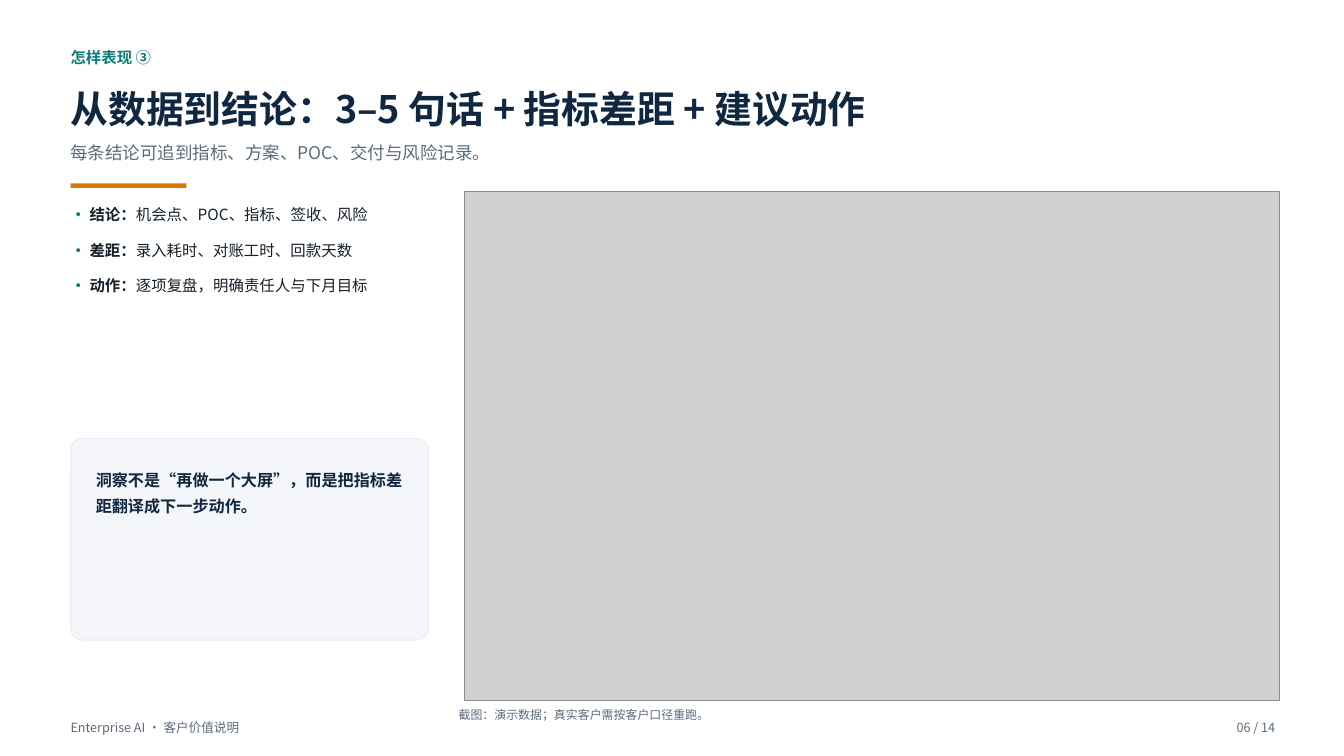
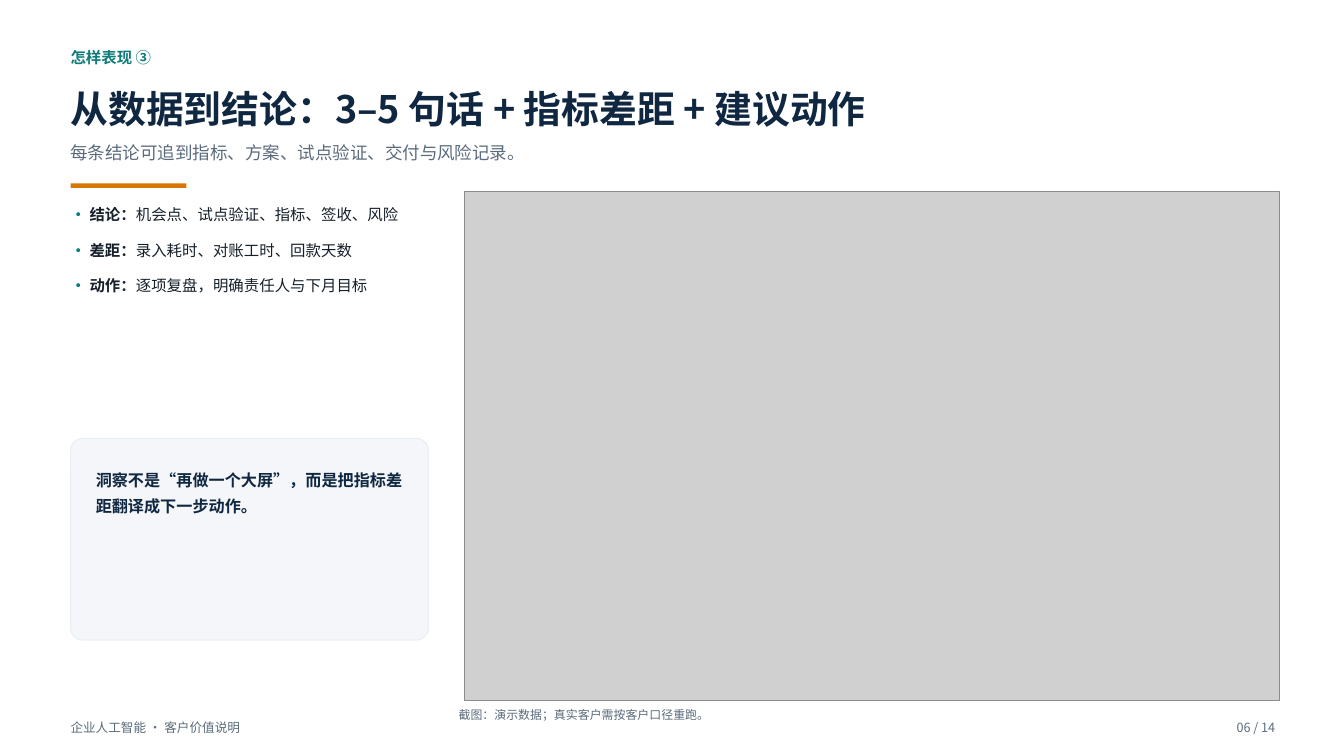
Before and after one commit to roma007/Enterprise-AI, a slide deck: slide 6 of 会客包/reports/客户老板版_系统能力介绍_2026-11-05.pptx. Drawn at 1344x756 pixels with LibreOffice and Linux fonts; fonts in the diff are those of the drawing; grey boxes stand for pictures. Boxes give left, top, right and bottom in pixels: in the first picture for what was removed or moved away, otherwise in the second. Text is boxed around its words. In the diff, an @@ line names an element or a change of style, - is before the commit and + after.

```diff
--- a/会客包/reports/客户老板版_系统能力介绍_2026-11-05.pptx
+++ b/会客包/reports/客户老板版_系统能力介绍_2026-11-05.pptx
@@ text at [71, 144, 525, 161]: text changed @@
-每条结论可追到指标、方案、POC、交付与风险记录。
+每条结论可追到指标、方案、试点验证、交付与风险记录。
@@ text at [90, 207, 399, 222]: text changed @@
-• 结论：机会点、POC、指标、签收、风险
+• 结论：机会点、试点验证、指标、签收、风险
@@ text at [71, 721, 240, 733]: text changed @@
-Enterprise AI · 客户价值说明
+企业人工智能 · 客户价值说明
```
Also in this commit, not shown: 13 other slides changed, 6 other files.
